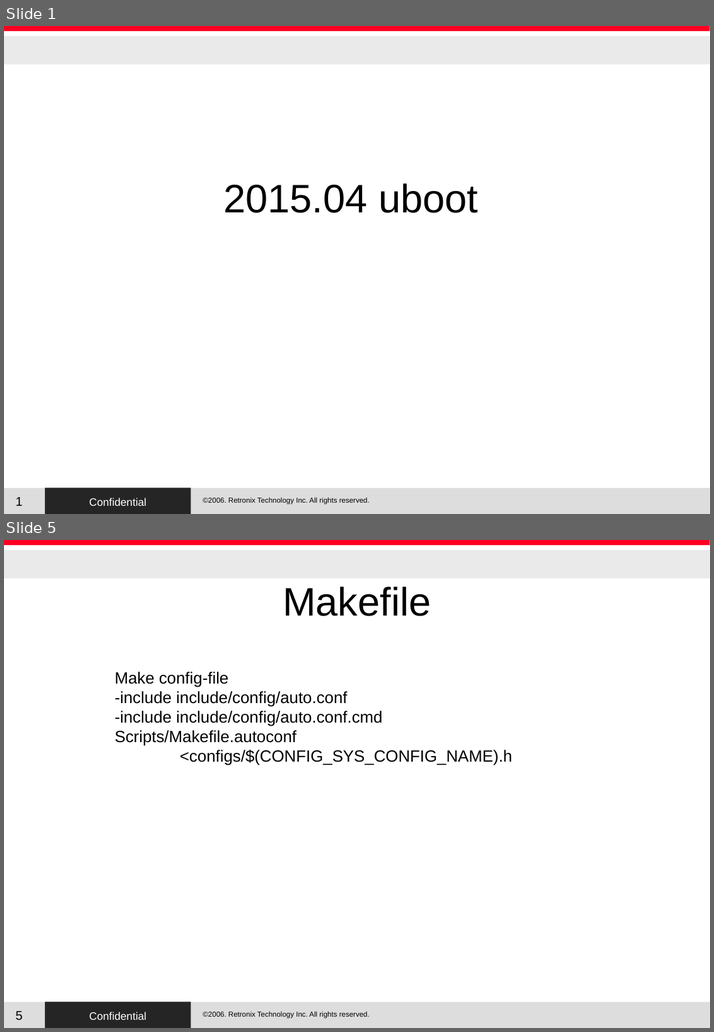
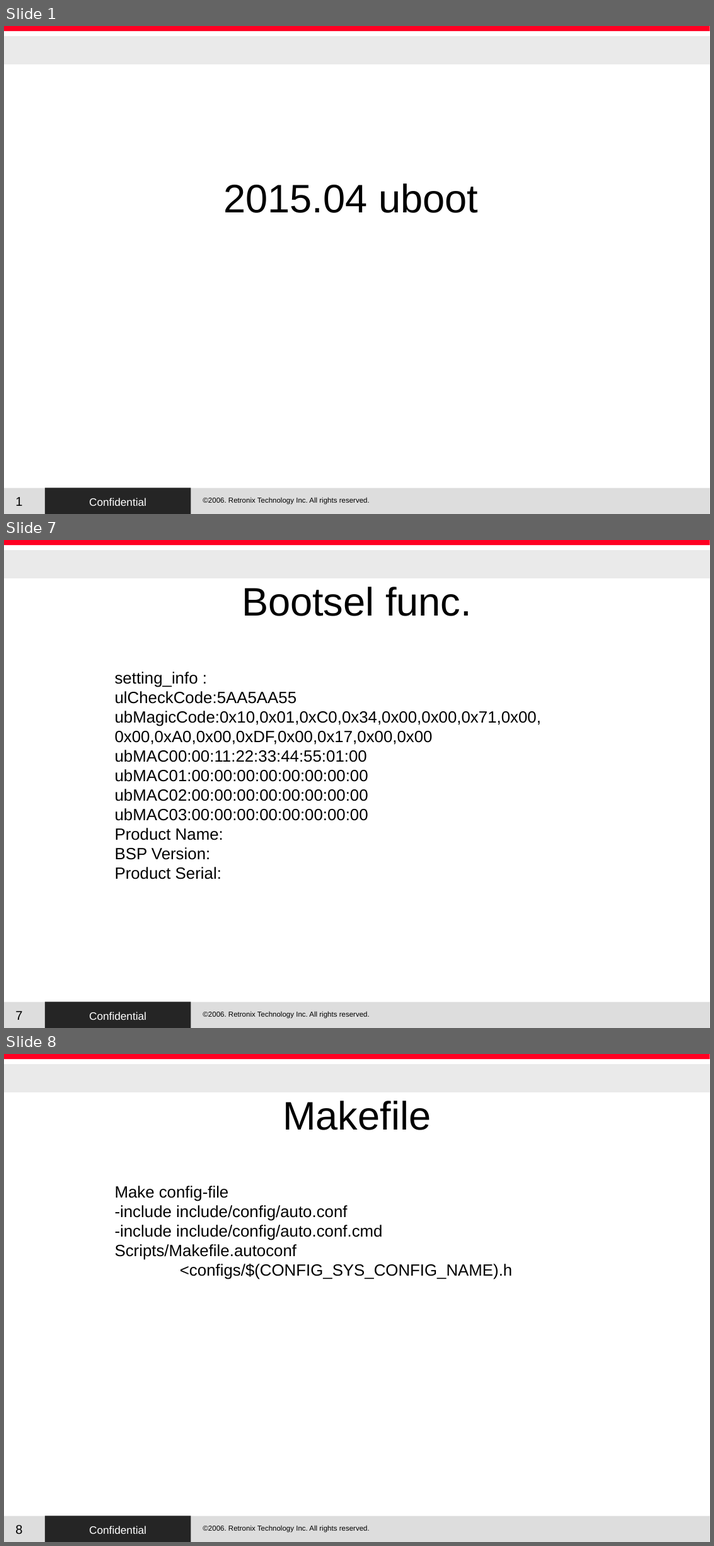
Before and after one commit to RetronixTechInc/u-boot-rtx, a slide deck: RTX/uboot.odp. Shown one above the other, each under a label of ours: slides 1 and 5 before the commit, slides 1, 7 and 8 after it; the slides between them are not shown. The pictures are 714x1032 and 714x1546 pixels, drawn with LibreOffice and Linux fonts; fonts in the diff are those of the drawing; background and template pictures are left out. Boxes give left, top, right and bottom in pixels: in the first picture for what was removed or moved away, otherwise in the second. Text is boxed around its words. In the diff, an @@ line names an element or a change of style, - is before the commit and + after.

```diff
--- a/RTX/uboot.odp
+++ b/RTX/uboot.odp
@@ slide 7 added at bbox=[4, 540, 710, 1028], background #FFFFFF; not listed: 5 template elements that a slide beside it also shows @@
@@ title added at bbox=[242, 587, 471, 616], 44 pt, text #000000 @@
+Bootsel func.
@@ text added at bbox=[115, 672, 541, 880], 18 pt, text #000000 @@
+setting_info :
+ulCheckCode:5AA5AA55
+ubMagicCode:0x10,0x01,0xC0,0x34,0x00,0x00,0x71,0x00,0x00,0xA0,0x00,0xDF,0x00,0x17,0x00,0x00
+ubMAC00:00:11:22:33:44:55:01:00
+ubMAC01:00:00:00:00:00:00:00:00
+ubMAC02:00:00:00:00:00:00:00:00
+ubMAC03:00:00:00:00:00:00:00:00
+Product Name:
+BSP Version:
+Product Serial:
@@ page number added at bbox=[15, 1011, 22, 1020], 14 pt, text #000000 @@
+7
@@ what was slide 5 is now slide 8 @@
@@ page number at bbox=[15, 1525, 22, 1534]: text changed @@
-5
+8
```
Also in this commit, not shown: 4 slides changed, 4 other slides added, 29 other files.
